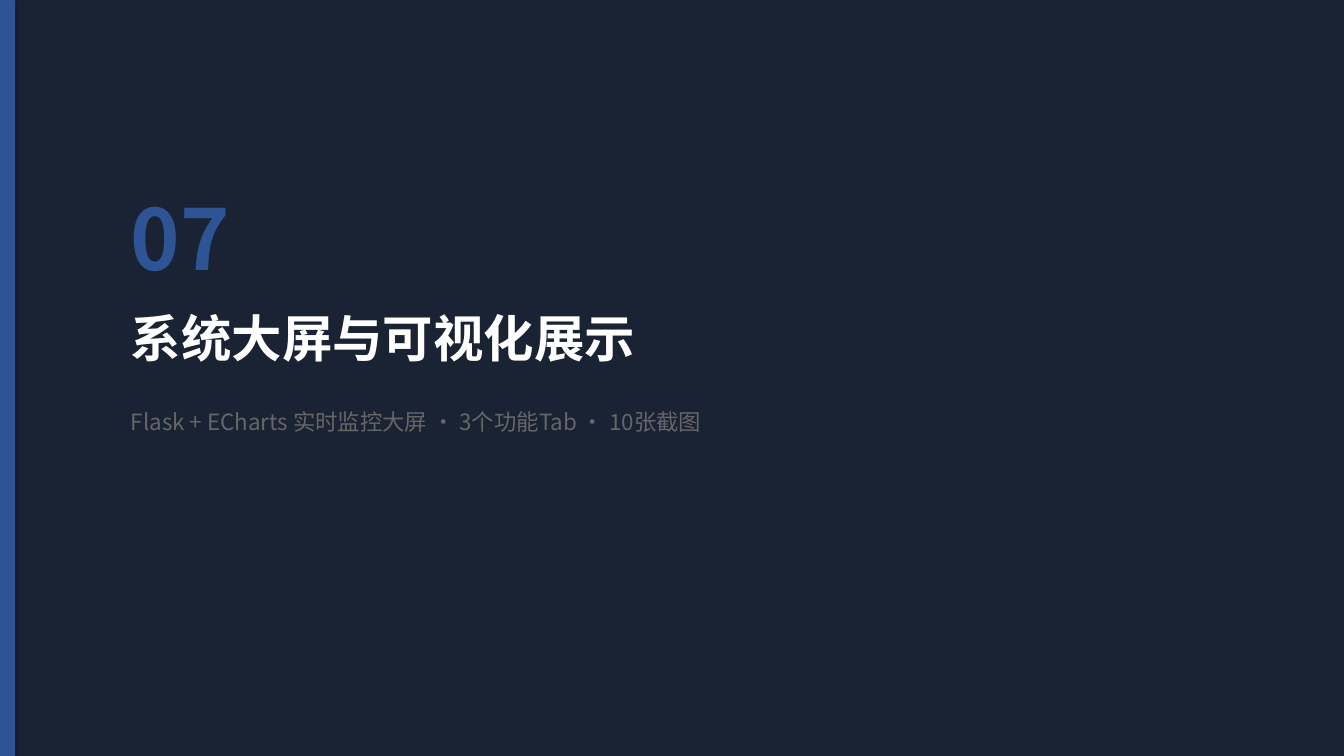
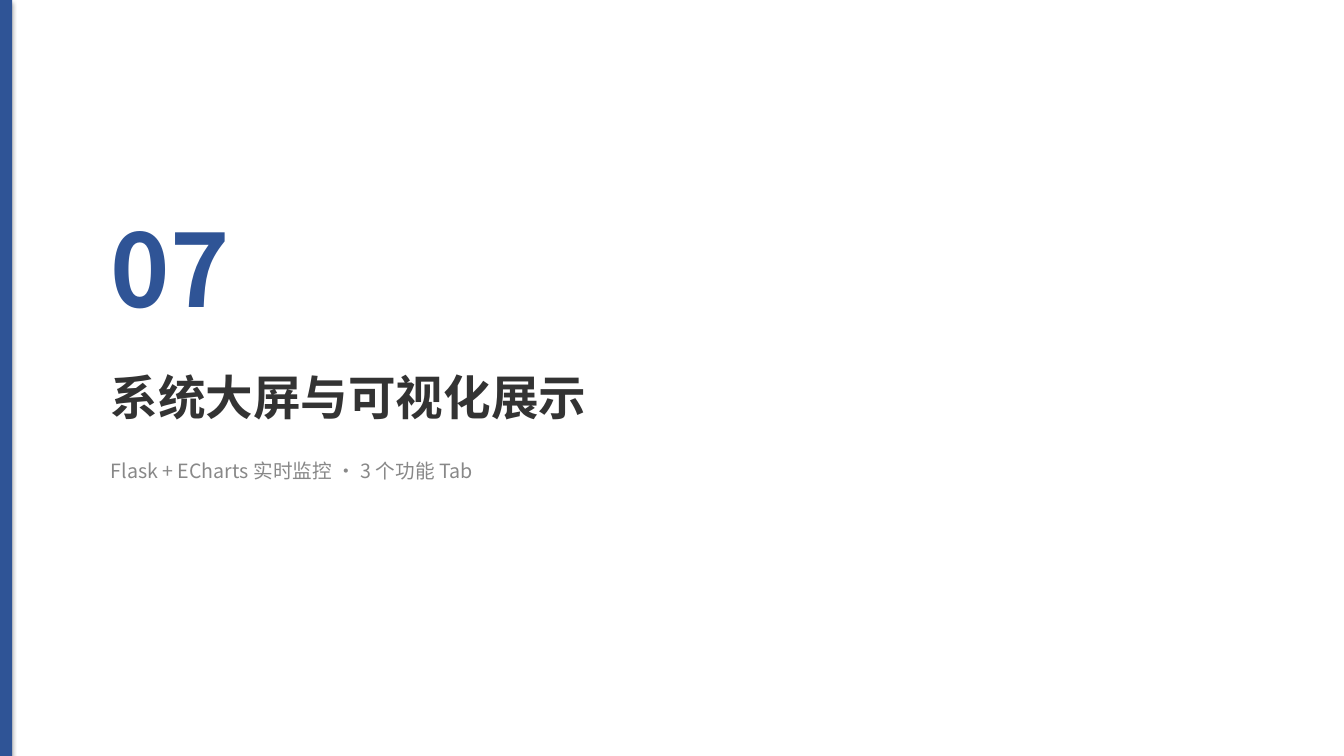
Before and after one commit to sou1maker/database, a slide deck: slide 31 of 校园外卖两段式配送系统_答辩汇报.pptx (slide 29 before the commit). Drawn at 1344x756 pixels with LibreOffice and Linux fonts; fonts in the diff are those of the drawing. Boxes give left, top, right and bottom in pixels: in the first picture for what was removed or moved away, otherwise in the second. Text is boxed around its words. In the diff, an @@ line names an element or a change of style, - is before the commit and + after.

```diff
--- a/校园外卖两段式配送系统_答辩汇报.pptx
+++ b/校园外卖两段式配送系统_答辩汇报.pptx
@@ rectangle removed at bbox=[0, 0, 1344, 756] @@
@@ text "07": place and size @@
-text "07" at bbox=[131, 207, 230, 271]
+text "07" at bbox=[111, 231, 230, 309]
@@ text "07" at bbox=[111, 231, 230, 309]: size 60 to 72 pt @@
@@ text "系统大屏与可视化展示": place and size @@
-text "系统大屏与可视化展示" at bbox=[131, 314, 635, 362]
+text "系统大屏与可视化展示" at bbox=[111, 374, 586, 420]
@@ text "系统大屏与可视化展示" at bbox=[111, 374, 586, 420]: size 36 to 34 pt, text colour #FFFFFF to #333333 @@
@@ text at bbox=[111, 461, 472, 480]: text changed; size 16 to 14 pt; text colour #666666 to #888888 @@
-Flask + ECharts 实时监控大屏 · 3个功能Tab · 10张截图
+Flask + ECharts 实时监控 · 3 个功能 Tab
```
Also in this commit, not shown: 23 other slides changed, 18 slides added, 14 slides removed, 1 other file.
